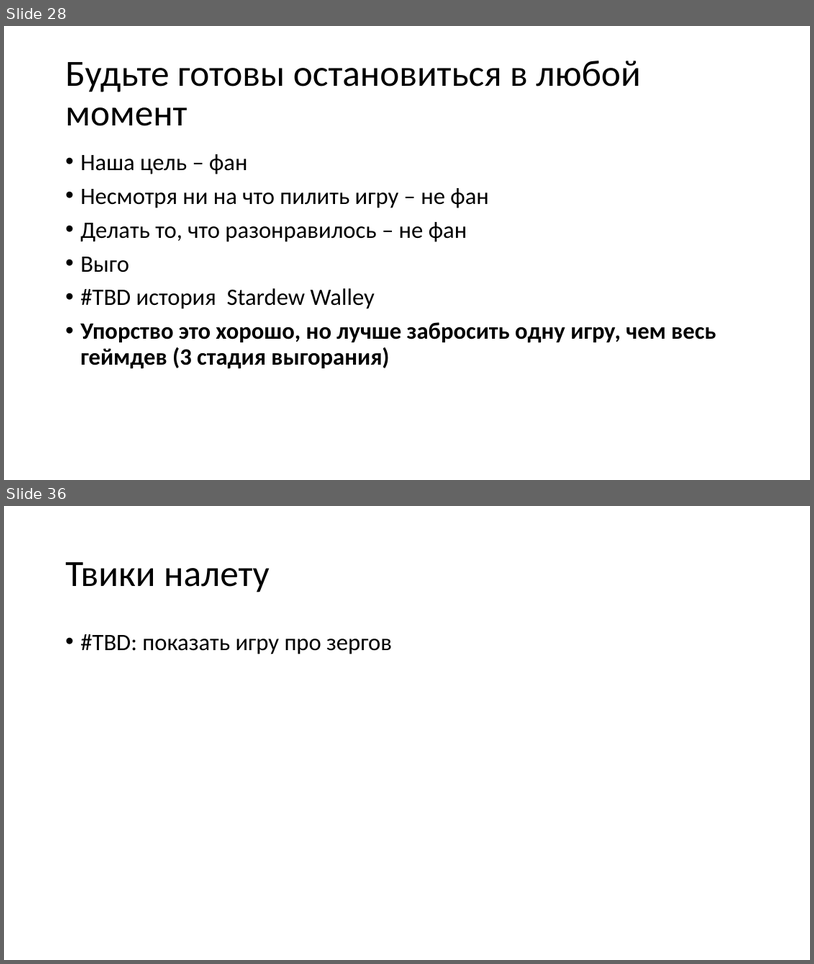
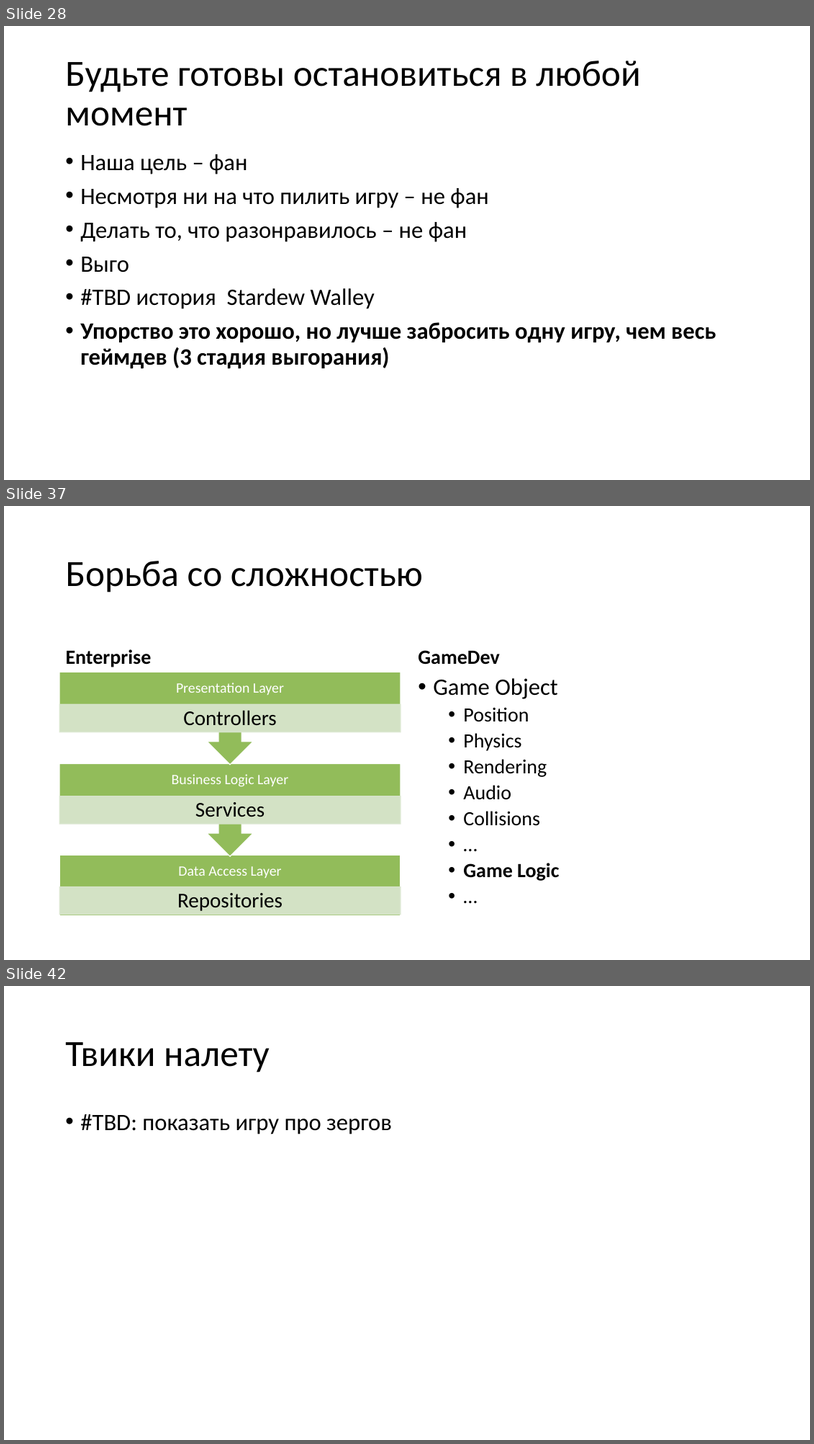
Before and after one commit to kugushev/presentations, a slide deck: 2020_GameDev-As-Hobby/Presentation.pptx. Shown one above the other, each under a label of ours: slides 28 and 36 before the commit, slides 28, 37 and 42 after it; the slides between them are not shown. The pictures are 814x964 and 814x1444 pixels, drawn with LibreOffice and Linux fonts; fonts in the diff are those of the drawing. Boxes give left, top, right and bottom in pixels: in the first picture for what was removed or moved away, otherwise in the second. Text is boxed around its words. In the diff, an @@ line names an element or a change of style, - is before the commit and + after.

```diff
--- a/2020_GameDev-As-Hobby/Presentation.pptx
+++ b/2020_GameDev-As-Hobby/Presentation.pptx
@@ slide 37 added at box(4, 506, 810, 960), background #FFFFFF @@
@@ title added at box(66, 561, 423, 592), 44 pt, text #000000 @@
+Борьба со сложностью
@@ text added at box(66, 649, 152, 667), 24 pt, text #000000, bold @@
+Enterprise
@@ text added at box(418, 650, 499, 664), 24 pt, text #000000, bold @@
+GameDev
@@ text added at box(433, 678, 559, 880), 24 pt, text #000000 @@
+• Game Object
+  • Position
+  • Physics
+  • Rendering
+  • Audio
+  • Collisions
+  • …
+  • Game Logic
+  • …
@@ group added at box(59, 672, 401, 916): 6 texts, 4 rectangles, 2 up arrow callouts @@
+Data Access Layer
+Repositories
+Business Logic Layer
+Services
+Presentation Layer
+Controllers
@@ what was slide 36 is now slide 42 @@
```
Also in this commit, not shown: 2 slides changed, 10 other slides added, 5 slides removed.
